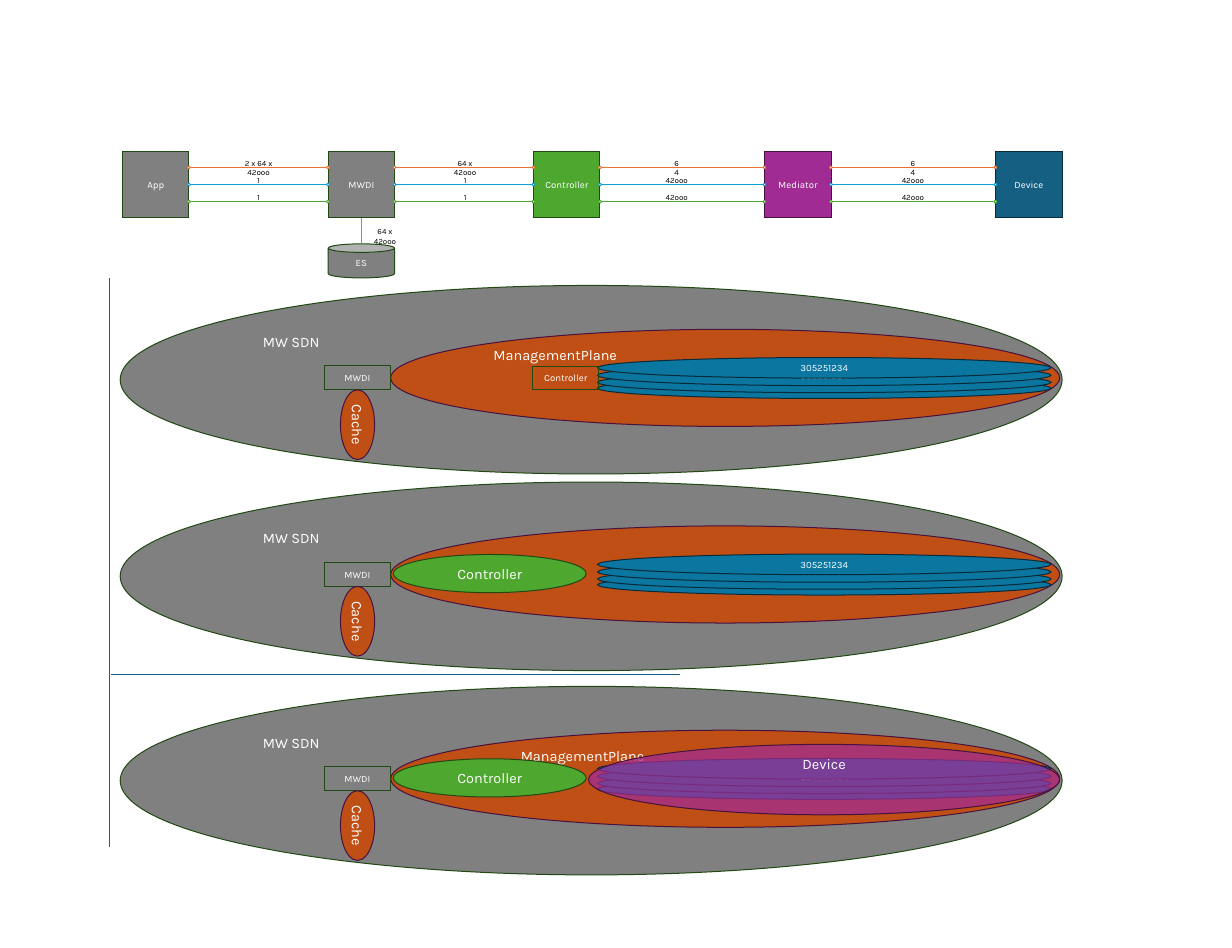
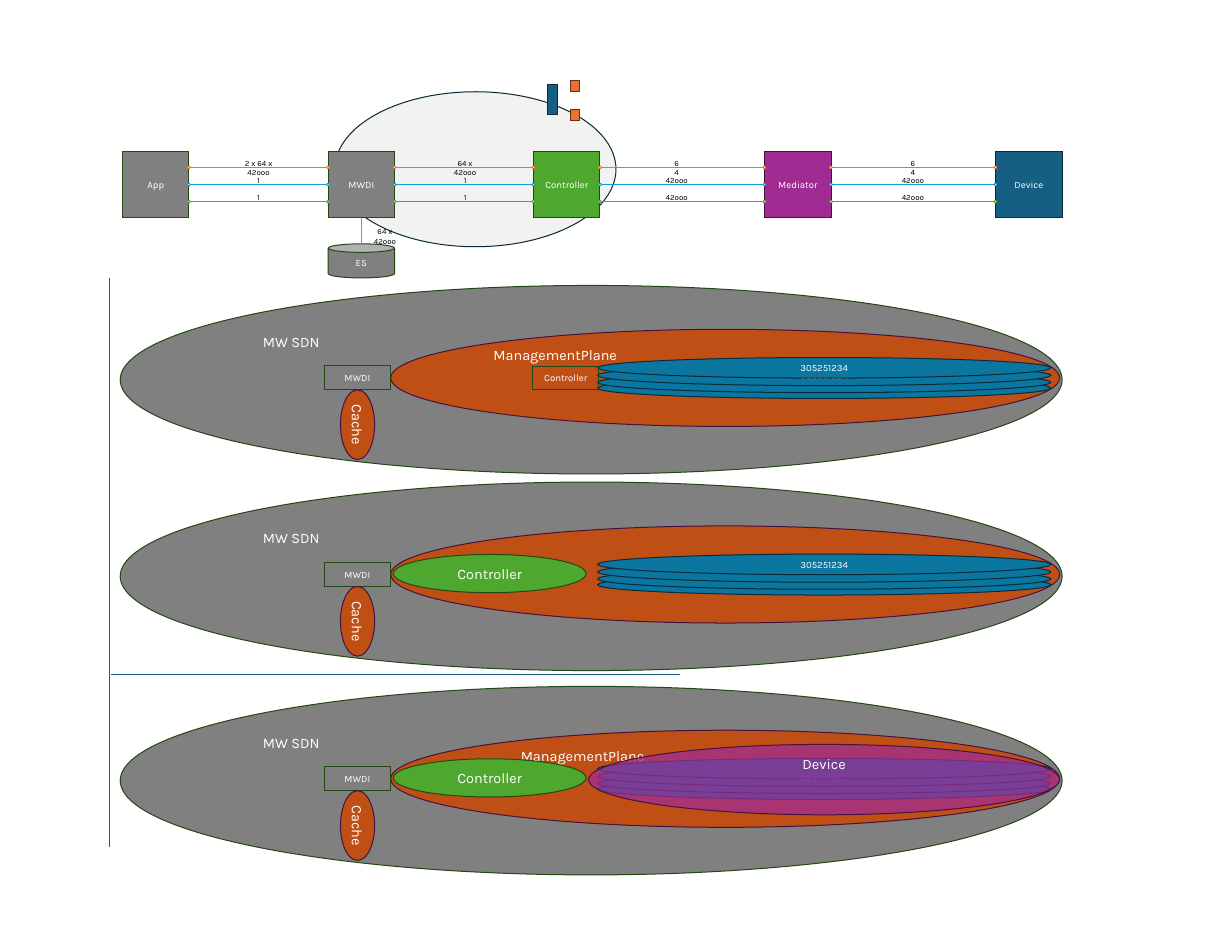
Before and after one commit to openBackhaul/MediatorManager, a slide deck: slide 3 of spec/concepts/diagrams/InteractionOfModules.pptx. Drawn at 1232x948 pixels with LibreOffice and Linux fonts; fonts in the diff are those of the drawing. Boxes give left, top, right and bottom in pixels: in the first picture for what was removed or moved away, otherwise in the second. Text is boxed around its words. In the diff, an @@ line names an element or a change of style, - is before the commit and + after.

```diff
--- a/spec/concepts/diagrams/InteractionOfModules.pptx
+++ b/spec/concepts/diagrams/InteractionOfModules.pptx
@@ rectangle added at (x1=548, y1=85, x2=558, y2=115), fill #156082, outline #092A39 1.5 pt @@
@@ rectangle added at (x1=571, y1=80, x2=580, y2=91), fill #E97132, outline #663216 1.5 pt @@
@@ ellipse added at (x1=335, y1=92, x2=616, y2=247), fill #F2F2F2, outline #092A39 1.5 pt @@
@@ rectangle added at (x1=571, y1=109, x2=580, y2=120), fill #E97132, outline #663216 1.5 pt @@
```
Also in this commit, not shown: 1 other slide changed, 5 other files.
